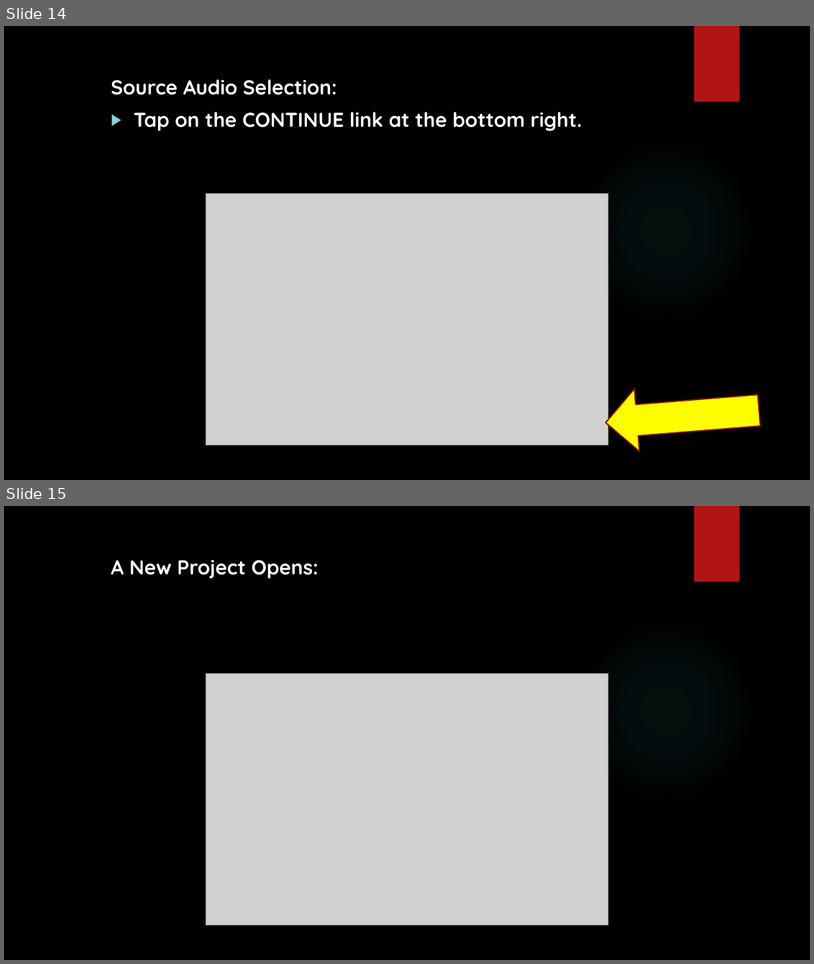
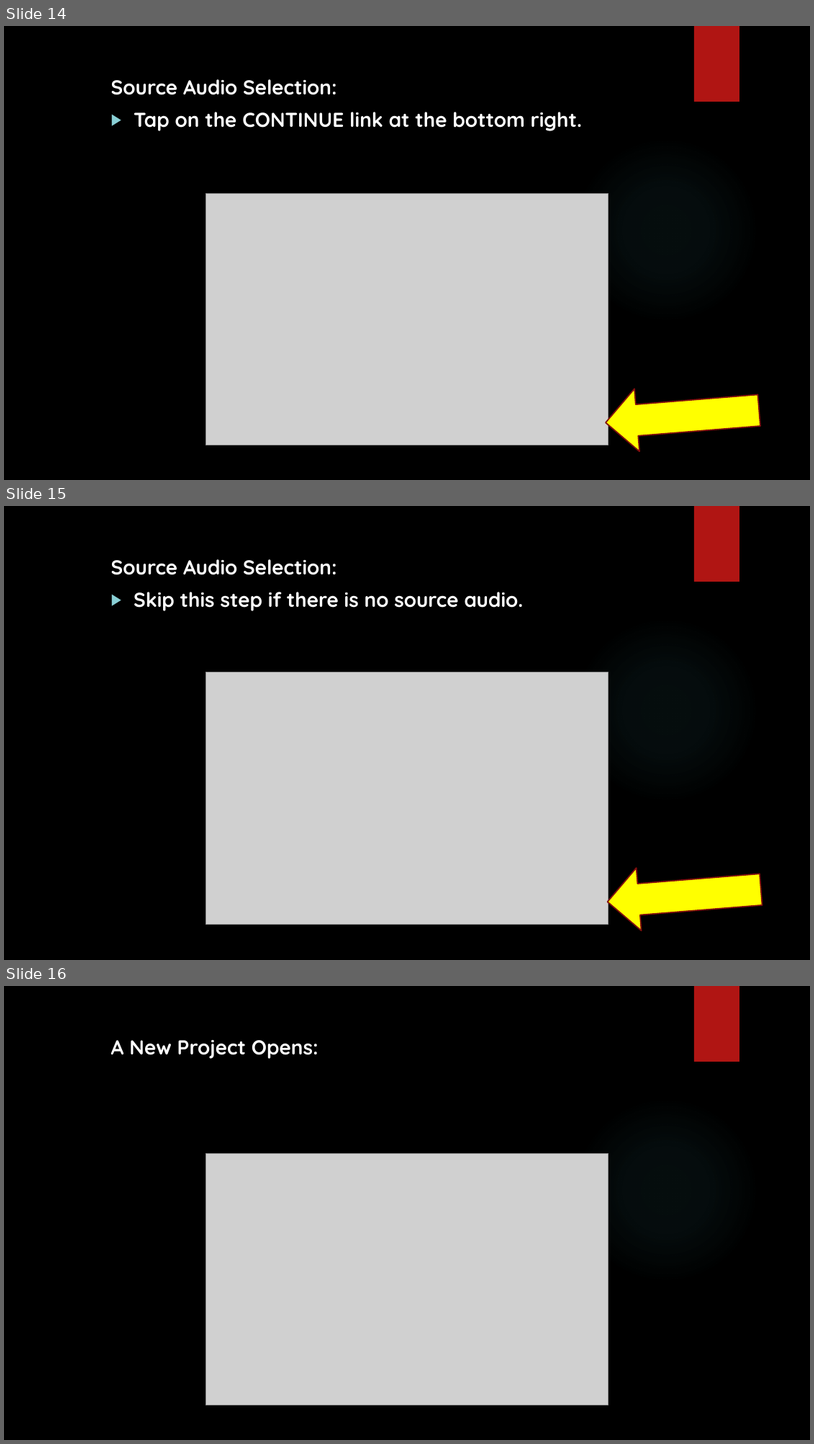
Before and after one commit to unfoldingWord-dev/translationRecorder-Info, a slide deck: translationRecorder_Starting_a_New_Project v1.2.4.pptx. Shown one above the other, each under a label of ours: slides 14 and 15 before the commit, slides 14, 15 and 16 after it. The pictures are 814x964 and 814x1444 pixels, drawn with LibreOffice and Linux fonts; fonts in the diff are those of the drawing; grey boxes stand for pictures; background and template pictures are left out. Boxes give left, top, right and bottom in pixels: in the first picture for what was removed or moved away, otherwise in the second. Text is boxed around its words. In the diff, an @@ line names an element or a change of style, - is before the commit and + after.

```diff
--- a/translationRecorder_Starting_a_New_Project v1.2.4.pptx
+++ b/translationRecorder_Starting_a_New_Project v1.2.4.pptx
@@ slide 15 added at (x1=4, y1=506, x2=810, y2=960), background picture (left out); not listed: 2 template elements that a slide beside it also shows @@
@@ text added at (x1=111, y1=559, x2=524, y2=611), 24 pt, text #FFFFFF, bold @@
+Source Audio Selection:
+▶ Skip this step if there is no source audio.
@@ picture added at (x1=206, y1=672, x2=609, y2=924) @@
@@ right arrow added at (x1=605, y1=858, x2=764, y2=933), fill #FFFF00, outline #82100E 1.5 pt @@
@@ what was slide 15 is now slide 16 @@
```
Also in this commit, not shown: 2 slides changed, 1 other file.
